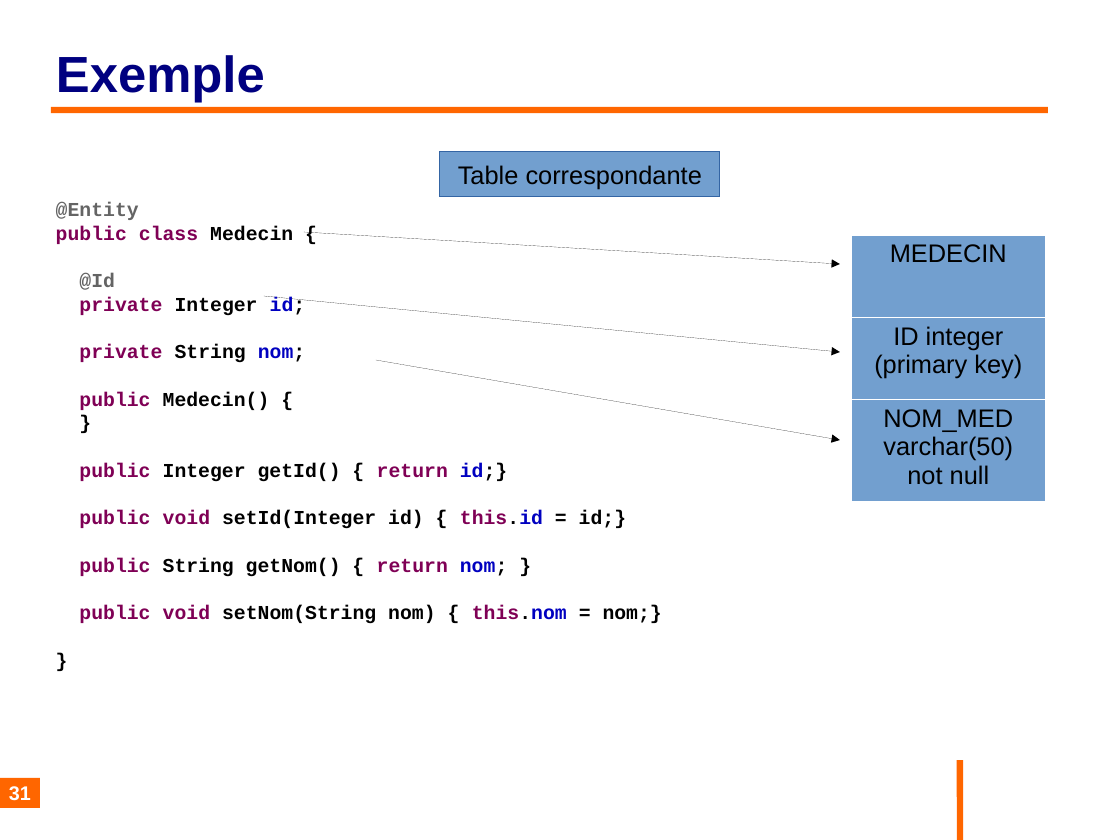
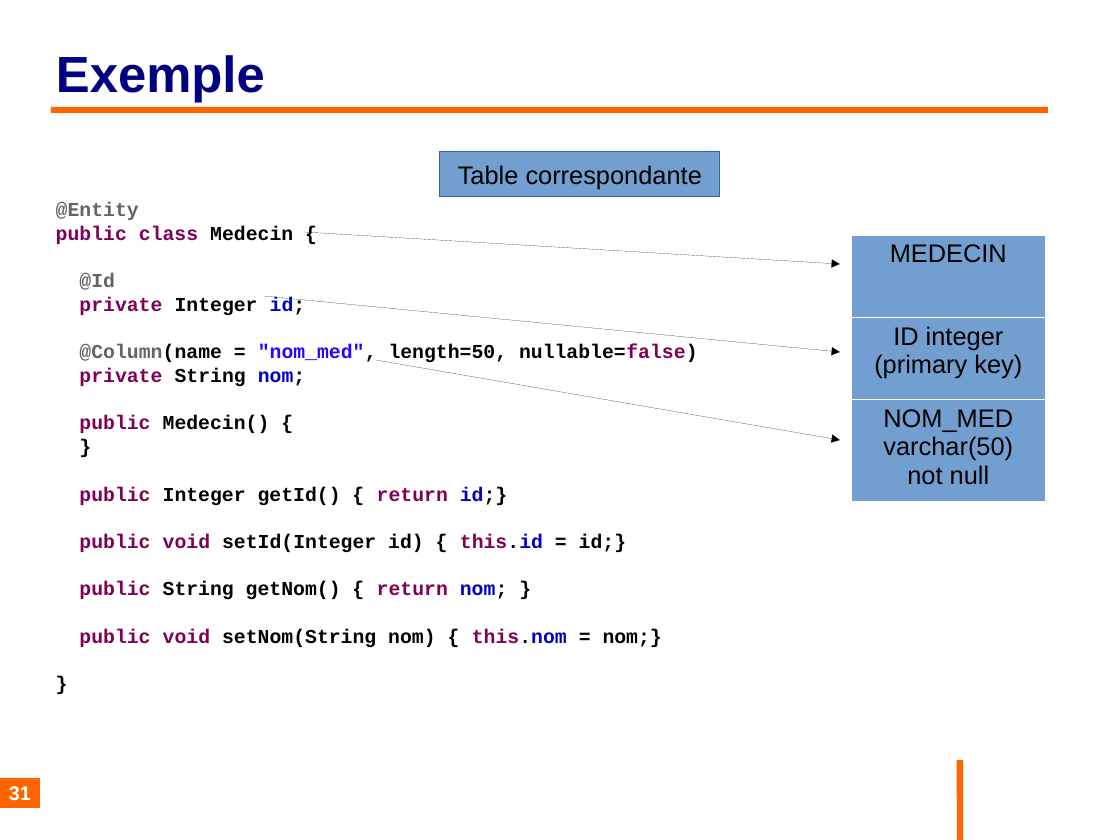
Before and after one commit to philphils/formation-hibernate-basique, a slide deck: slide 31 of Documentation/diapo_formation_hibernate.odp. Drawn at 1120x840 pixels with LibreOffice and Linux fonts; fonts in the diff are those of the drawing; background and template pictures are left out. Boxes give left, top, right and bottom in pixels: in the first picture for what was removed or moved away, otherwise in the second. Text is boxed around its words. In the diff, an @@ line names an element or a change of style, - is before the commit and + after.

```diff
--- a/Documentation/diapo_formation_hibernate.odp
+++ b/Documentation/diapo_formation_hibernate.odp
@@ text at (79,344,698,364): paragraph added @@
+@Column(name = "nom_med", length=50, nullable=false)
```
Also in this commit, not shown: 3 other slides changed.
